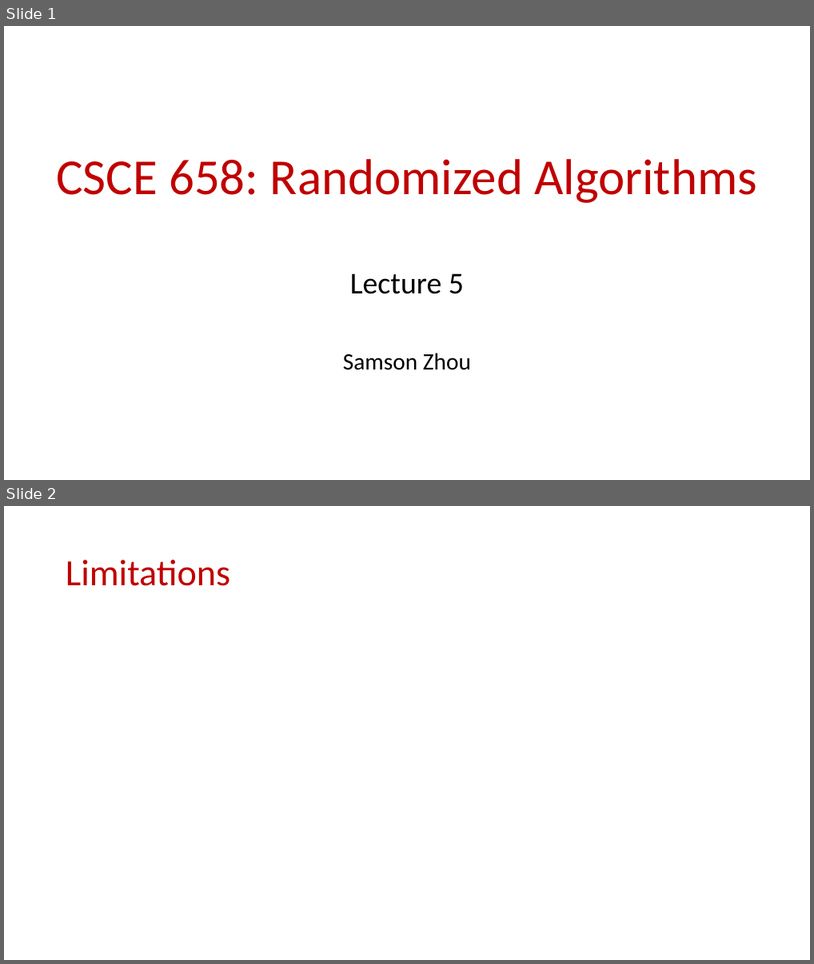
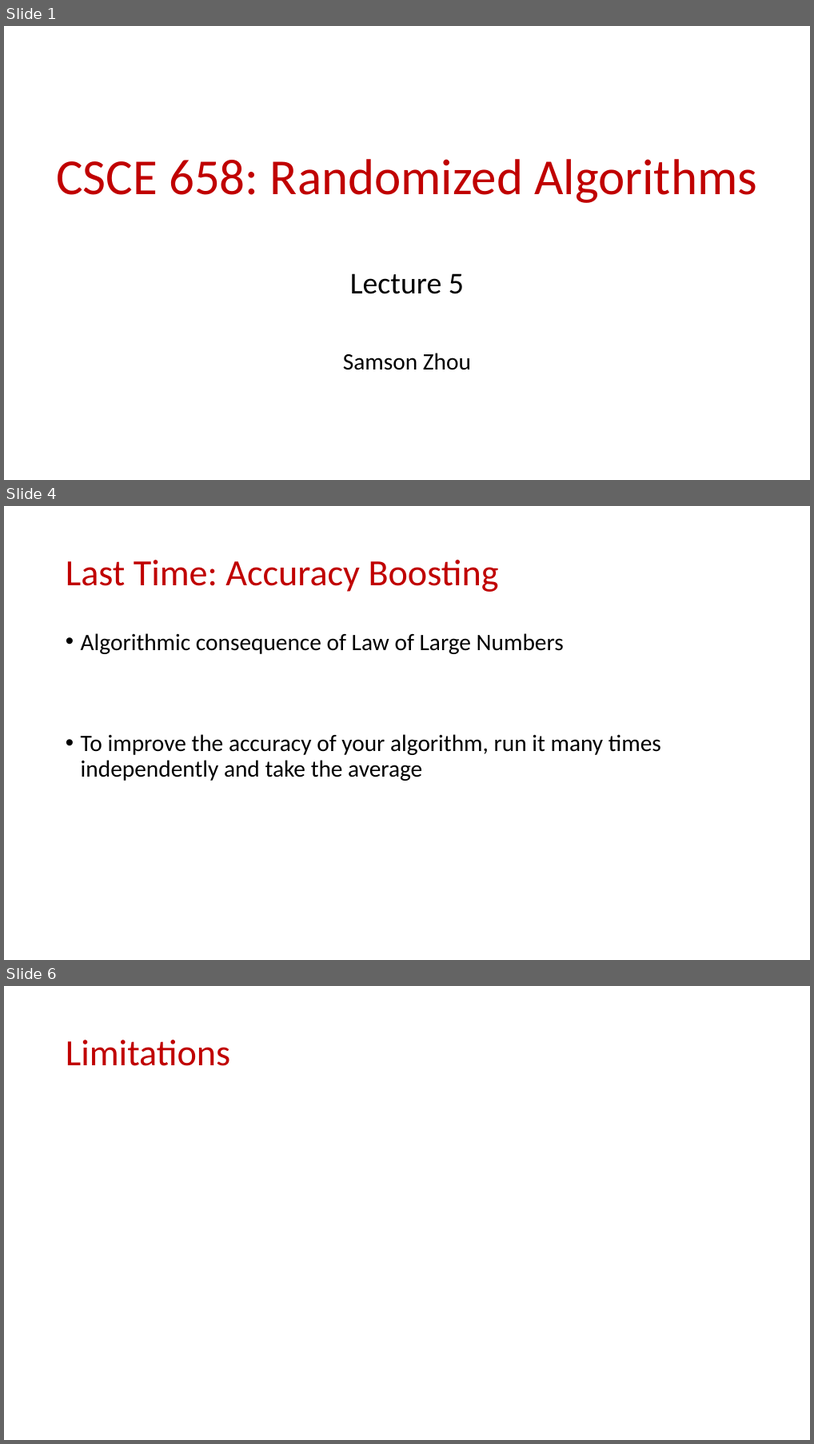
Before and after one commit to samsonzhou/samsonzhou.github.io, a slide deck: CSCE658-S24/L5.pptx. Shown one above the other, each under a label of ours: slides 1 and 2 before the commit, slides 1, 4 and 6 after it; the slides between them are not shown. The pictures are 814x964 and 814x1444 pixels, drawn with LibreOffice and Linux fonts; fonts in the diff are those of the drawing; grey boxes stand for pictures. Boxes give left, top, right and bottom in pixels: in the first picture for what was removed or moved away, otherwise in the second. Text is boxed around its words. In the diff, an @@ line names an element or a change of style, - is before the commit and + after.

```diff
--- a/CSCE658-S24/L5.pptx
+++ b/CSCE658-S24/L5.pptx
@@ slide 4 added at <box>4,506,810,960</box>, background #FFFFFF @@
@@ title added at <box>66,560,499,592</box>, 44 pt, text #C00000 @@
+Last Time: Accuracy Boosting
@@ text added at <box>81,633,662,780</box>, 28 pt, text #000000 @@
+• Algorithmic consequence of Law of Large Numbers
+• To improve the accuracy of your algorithm, run it many times independently and take the average
@@ what was slide 2 is now slide 6 @@
```
Also in this commit, not shown: 8 other slides added, 3 other files.
